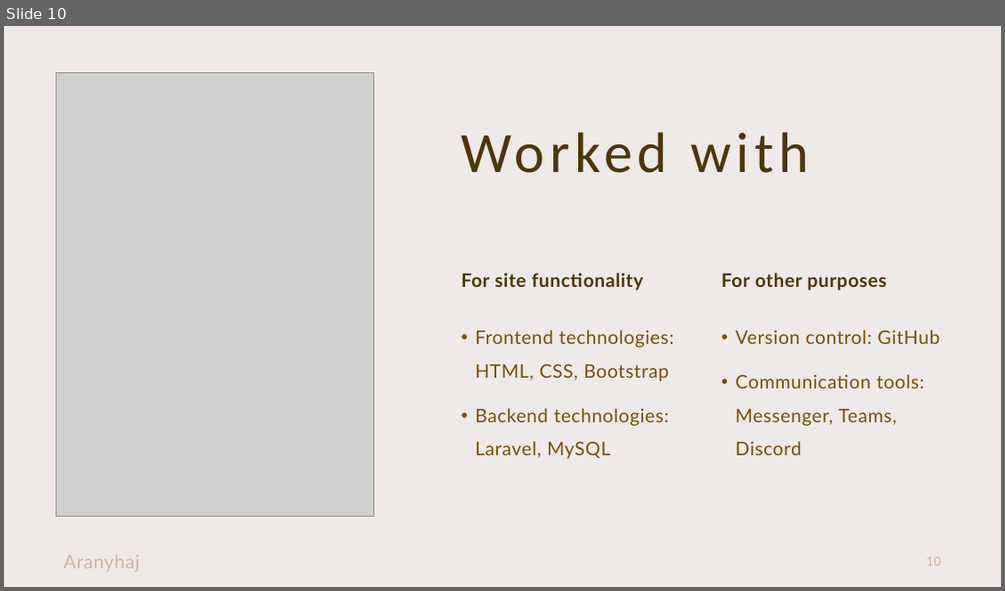
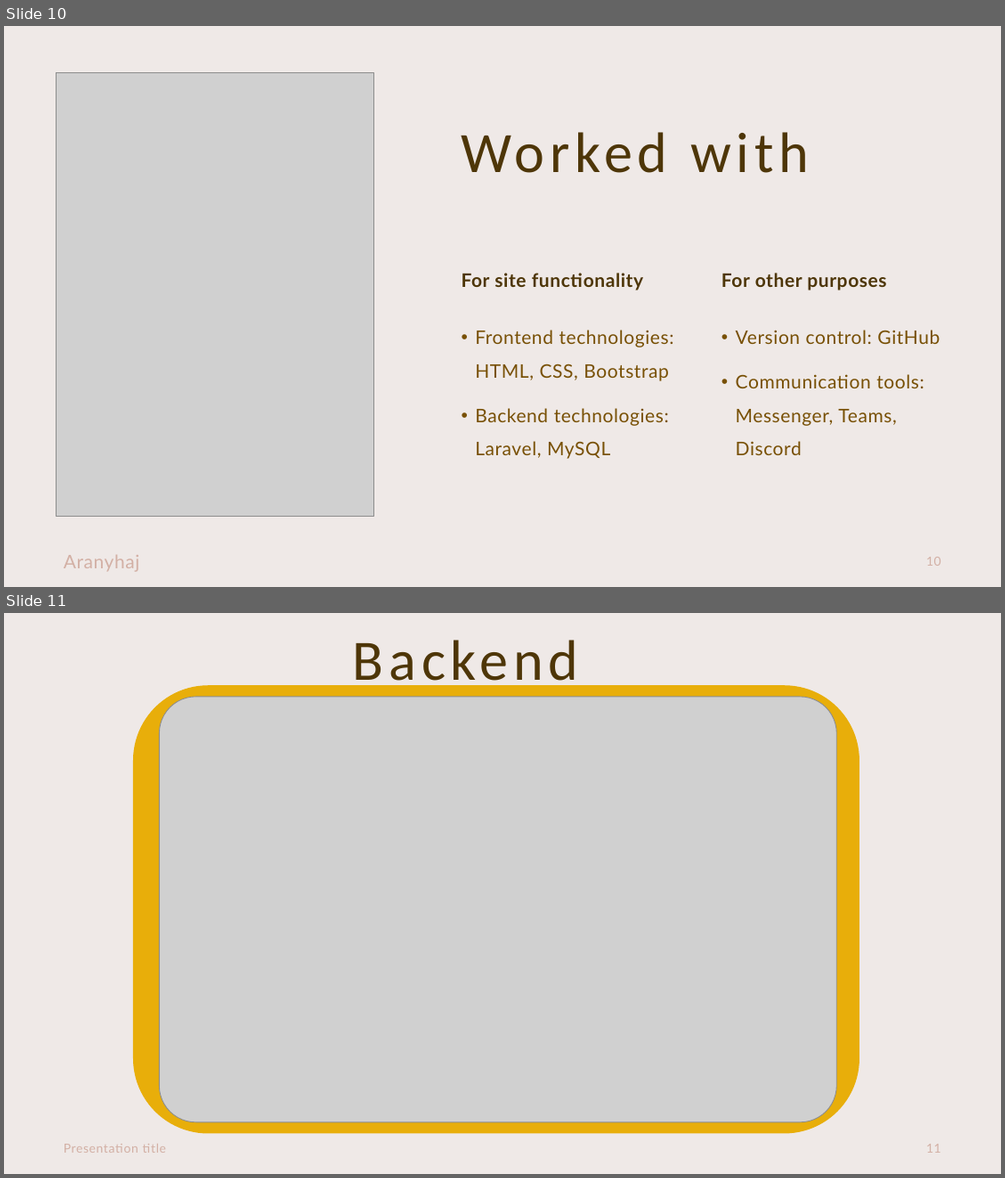
Before and after one commit to UraiZoe/Mestermunka, a slide deck: Presentation.pptx. Shown one above the other, each under a label of ours: slide 10 before the commit, slides 10 and 11 after it. The pictures are 1005x591 and 1005x1178 pixels, drawn with LibreOffice and Linux fonts; fonts in the diff are those of the drawing; grey boxes stand for pictures. Boxes give left, top, right and bottom in pixels: in the first picture for what was removed or moved away, otherwise in the second. Text is boxed around its words. In the diff, an @@ line names an element or a change of style, - is before the commit and + after.

```diff
--- a/Presentation.pptx
+++ b/Presentation.pptx
@@ slide 11 added at <box>4,613,1001,1174</box>, background #EFE9E7 @@
@@ title added at <box>353,640,579,694</box>, 55 pt, text #4E3608 @@
+Backend
@@ rounded rectangle added at <box>133,686,858,1133</box>, fill #E8AE0A, outline #E8AE0A 1 pt @@
@@ picture added at <box>160,697,837,1122</box> @@
@@ text added at <box>64,1143,166,1152</box>, 12 pt, text #D3B0A5 @@
+Presentation title
@@ page number added at <box>926,1143,941,1152</box>, 12 pt, text #D3B0A5 @@
+11
```
Also in this commit, not shown: 1 slide changed, 1 other slide added, 1 other file.
